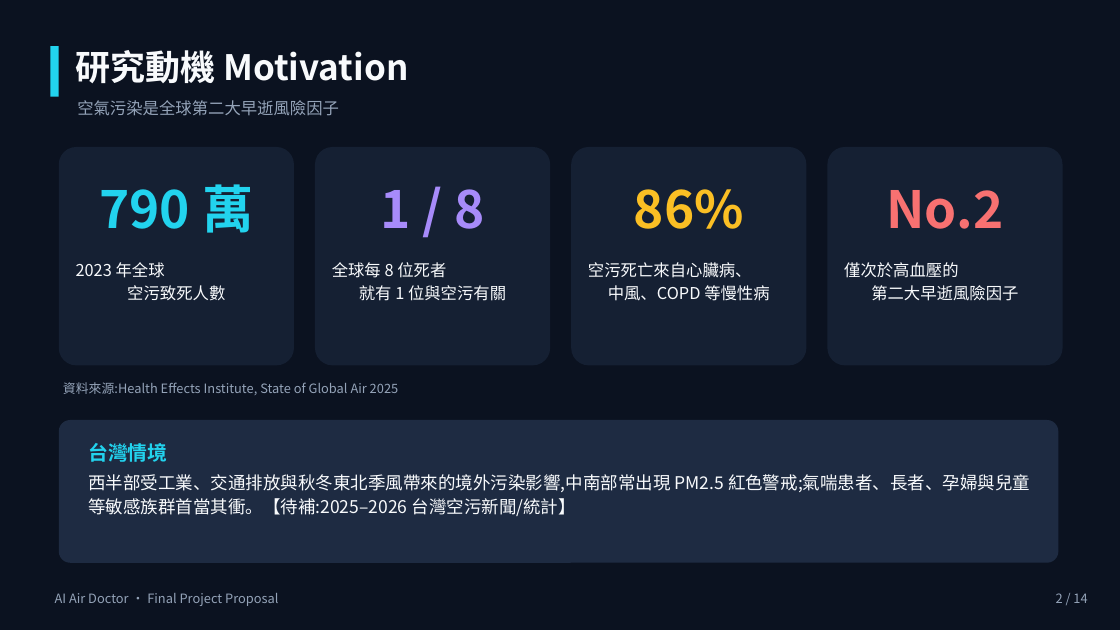
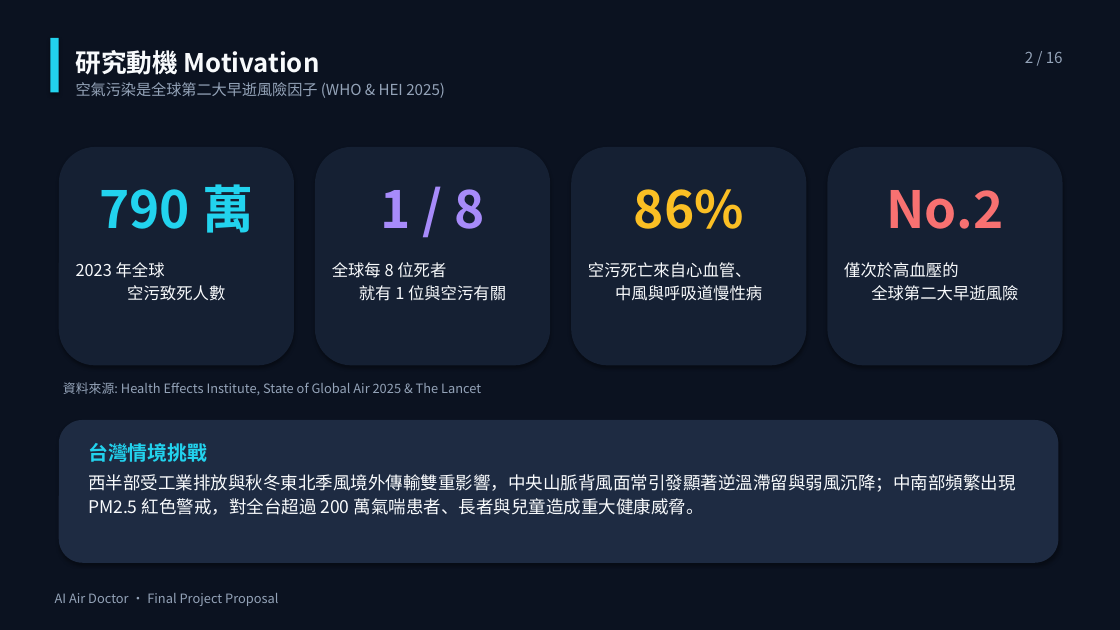
Before and after one commit to aghoniln/IOT_group_proposal, a slide deck: slide 2 of docs/Proposal_AI_Air_Doctor.pptx. Drawn at 1120x630 pixels with LibreOffice and Linux fonts; fonts in the diff are those of the drawing. Boxes give left, top, right and bottom in pixels: in the first picture for what was removed or moved away, otherwise in the second. Text is boxed around its words. In the diff, an @@ line names an element or a change of style, - is before the commit and + after.

```diff
--- a/docs/Proposal_AI_Air_Doctor.pptx
+++ b/docs/Proposal_AI_Air_Doctor.pptx
@@ background #0B1220 to #FFFFFF @@
@@ rectangle added at [0, 0, 1120, 630], fill #0B1220 @@
@@ rectangle: place and size @@
-rectangle at [50, 46, 59, 97]
+rectangle at [50, 38, 59, 92]
@@ rectangle at [50, 38, 59, 92]: shadow on @@
@@ text "研究動機 Motivation" at [76, 50, 320, 75]: size 30 to 22 pt @@
@@ text added at [1025, 52, 1063, 63], 13 pt, text #94A3B8 @@
+2 / 16
@@ text at [76, 82, 445, 98]: text changed; size 14 to 13 pt @@
-空氣污染是全球第二大早逝風險因子
+空氣污染是全球第二大早逝風險因子 (WHO & HEI 2025)
@@ text at [588, 262, 762, 301]: text changed @@
-空污死亡來自心臟病、
-中風、COPD 等慢性病
+空污死亡來自心血管、
+中風與呼吸道慢性病
@@ text at [844, 262, 1018, 301]: text changed @@
-僅次於高血壓的
-第二大早逝風險因子
+僅次於高血壓的
+全球第二大早逝風險
@@ text at [63, 382, 481, 395]: text changed @@
-資料來源:Health Effects Institute, State of Global Air 2025
+資料來源: Health Effects Institute, State of Global Air 2025 & The Lancet
@@ shadow on; proportions changed in 5 elements at [59, 147, 294, 365], [315, 147, 550, 365], [571, 147, 807, 365], [828, 147, 1063, 365], [59, 420, 1059, 563] @@
@@ text at [88, 443, 1015, 515]: text changed @@
-台灣情境
-西半部受工業、交通排放與秋冬東北季風帶來的境外污染影響,中南部常出現 PM2.5 紅色警戒;氣喘患者、長者、孕婦與兒童等敏感族群首當其衝。【待補:2025–2026 台灣空污新聞/統計】
+台灣情境挑戰
+西半部受工業排放與秋冬東北季風境外傳輸雙重影響，中央山脈背風面常引發顯著逆溫滯留與弱風沉降；中南部頻繁出現 PM2.5 紅色警戒，對全台超過 200 萬氣喘患者、長者與兒童造成重大健康威脅。
@@ text removed at [1056, 593, 1087, 603] @@
-2 / 14
```
Also in this commit, not shown: 9 other slides changed, 6 slides added, 4 slides removed, 7 other files.
